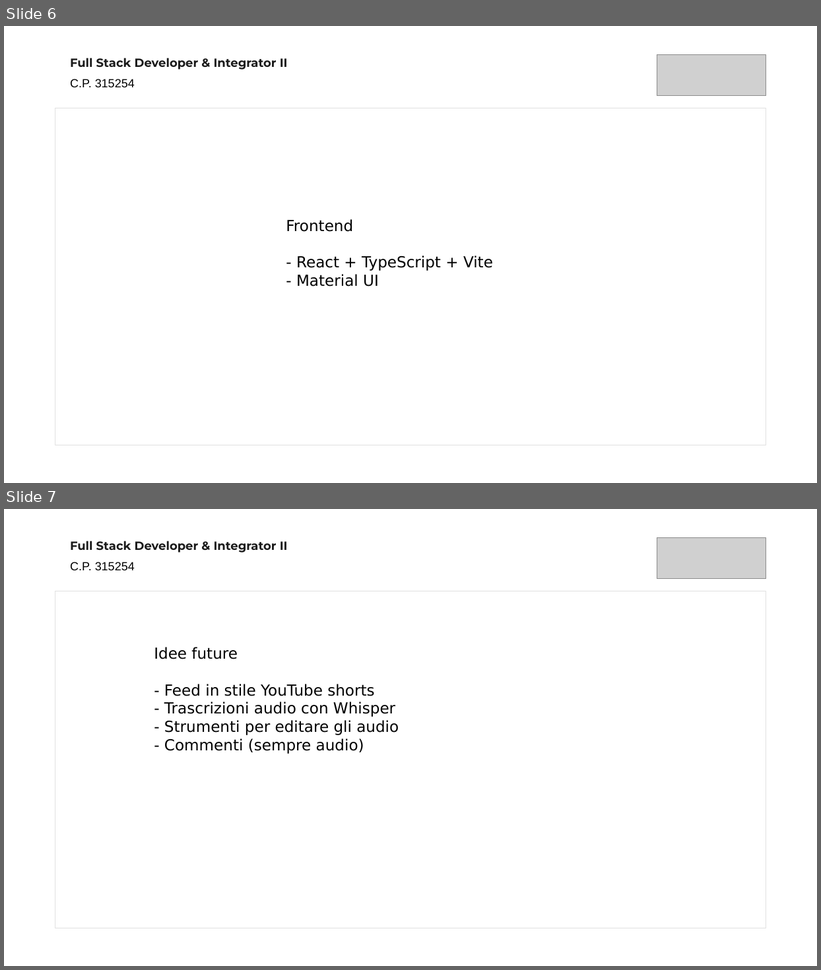
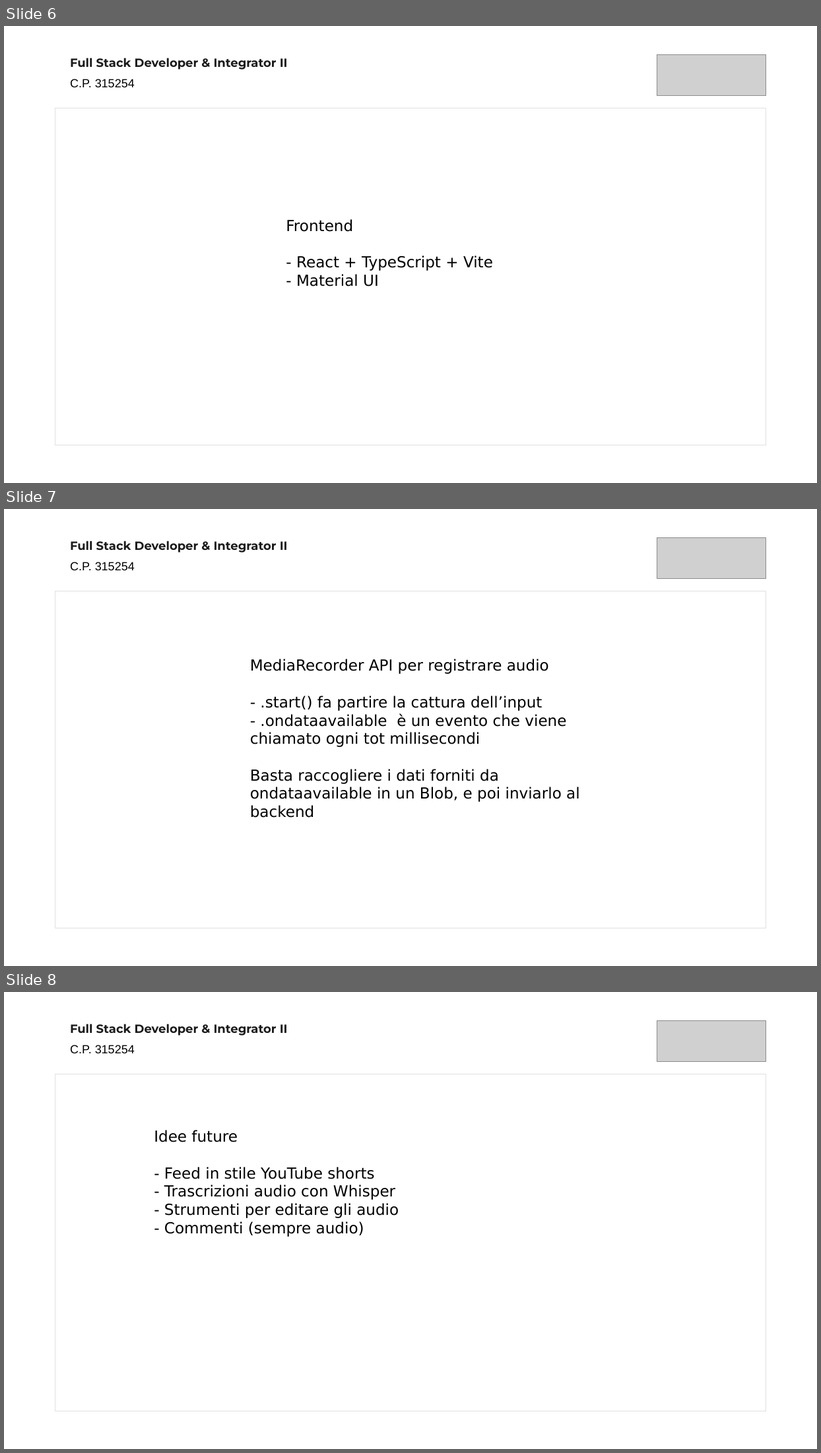
Before and after one commit to peculiar-toast/Y, a slide deck: details/Presentazione Progetto Y.odp. Shown one above the other, each under a label of ours: slides 6 and 7 before the commit, slides 6, 7 and 8 after it. The pictures are 821x970 and 821x1453 pixels, drawn with LibreOffice and Linux fonts; fonts in the diff are those of the drawing; grey boxes stand for pictures. Boxes give left, top, right and bottom in pixels: in the first picture for what was removed or moved away, otherwise in the second. Text is boxed around its words. In the diff, an @@ line names an element or a change of style, - is before the commit and + after.

Commit message:
Updated slides

```diff
--- a/details/Presentazione Progetto Y.odp
+++ b/details/Presentazione Progetto Y.odp
@@ slide 7 added at (x1=4, y1=509, x2=817, y2=966), background #FFFFFF @@
@@ text added at (x1=70, y1=541, x2=288, y2=553), 14 pt, text #1A1A1A, bold @@
+Full Stack Developer & Integrator II
@@ picture added at (x1=657, y1=537, x2=766, y2=579) @@
@@ text added at (x1=70, y1=562, x2=135, y2=570), 14 pt, text #000000 @@
+C.P. 315254
@@ rectangle added at (x1=55, y1=591, x2=766, y2=928), outline #E0E0E0 0.74 pt @@
@@ text added at (x1=250, y1=659, x2=580, y2=818), 18 pt, text #000000 @@
+MediaRecorder API per registrare audio
+- .start() fa partire la cattura dell’input
+- .ondataavailable è un evento che viene chiamato ogni tot millisecondi
+Basta raccogliere i dati forniti da ondataavailable in un Blob, e poi inviarlo al backend
@@ what was slide 7 is now slide 8 @@
```
